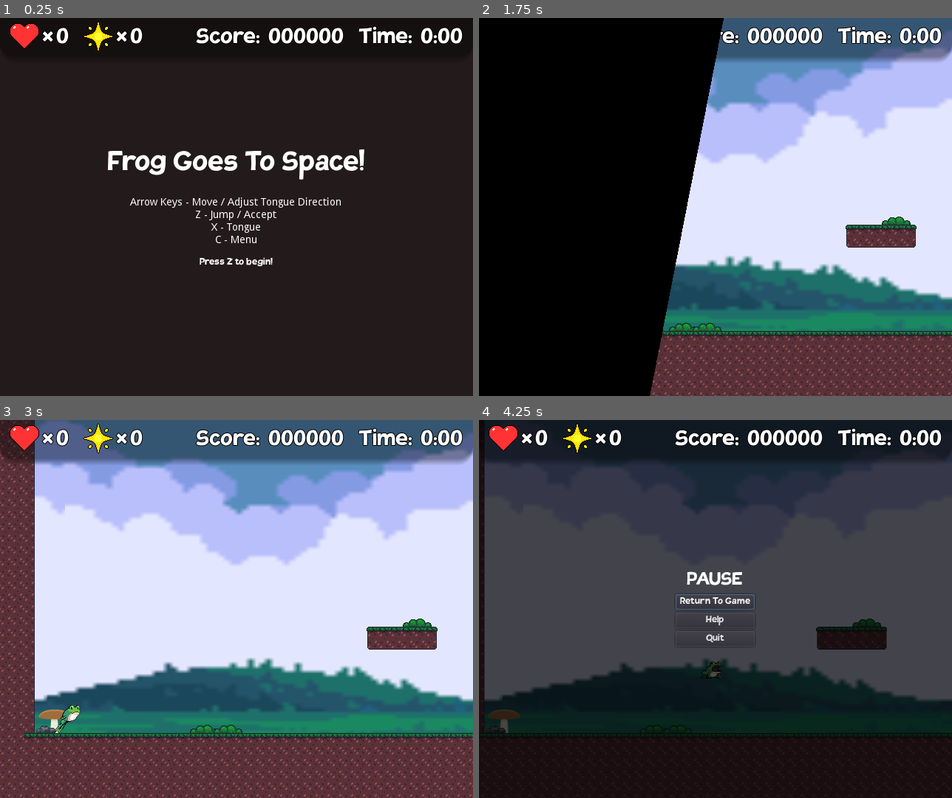
Above: before the commit, frames 1-4 (two rows, left to right).
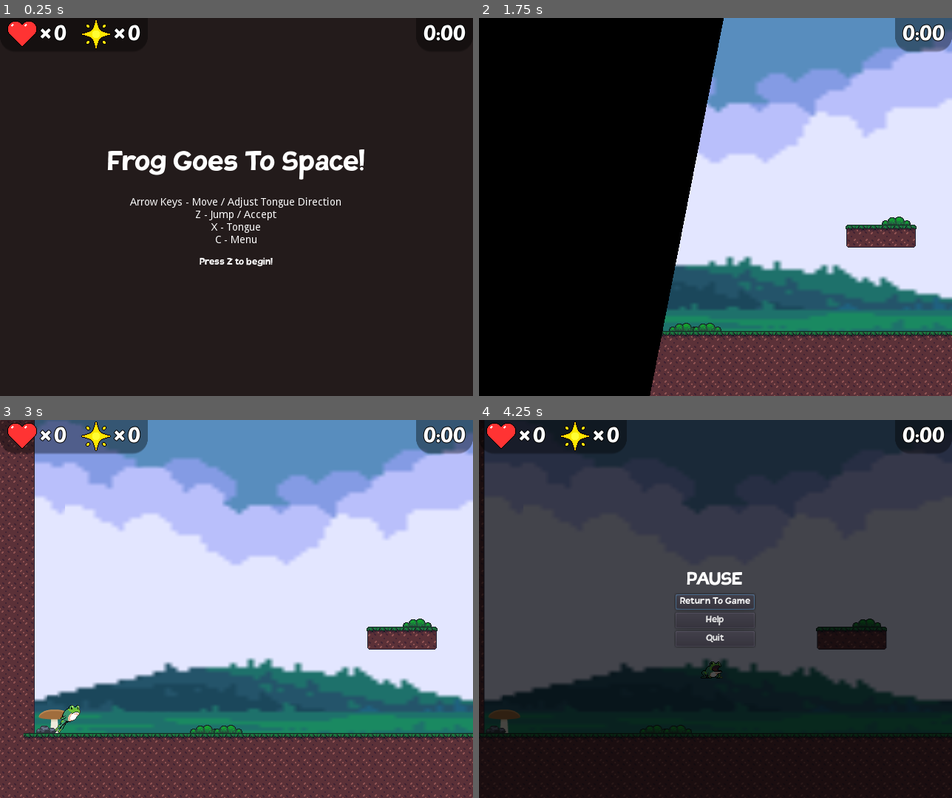
Above: after the commit, the same moments.

Repository: fheysel/frogGoesToSpace
Game: Godot game, scene res://Menus/MainMenu/MainMenu.tscn
Two runs of this game, one before a commit and one after it. Both use one fixed random seed, a clock stepped at 60 frames per second and the inputs below.
Inputs:
- Up to frame 1 (0.25 s): no input
- Up to frame 2 (1.75 s): tap Z (jump) at 0.5, 0.77, 1.52 s; hold Down (look_down) 0.53-1.28 s; hold Right (ui_right) from 0.53 s (still down); tap Up (look_up) at 0.8, 1.35 s; tap Down (look_down) at 1.55 s
- Up to frame 3 (3 s): release Right (ui_right) at 2.03 s; hold Left (ui_left) 2.03-2.78 s; hold Down (look_down) 2.03-2.78 s; tap Up (look_up) at 2.3, 2.85 s; hold Right (ui_right) from 2.78 s (still down)
- Up to frame 4 (4.25 s): keep holding Right (ui_right); tap Z (jump) at 3.02, 3.77 s; tap Down (look_down) at 3.05 s; hold X (tongue) from 3.53 s (still down); tap Up (look_up) at 3.8 s; tap Escape (menu) at 4.15 s

The runs differ from the first frame. In frame 1, 2.0% of the frame differs, in the area x 1-99%, y 0-9%; in frame 2, 5.0%; in frame 3, 8.9%, in the area x 0-100%, y 0-12%; in frame 4, 2.9%.

Commit message:
Update to new split, compact HUD

Diff:
--- a/godotproject/Global/HUDLayer.gd
+++ b/godotproject/Global/HUDLayer.gd
@@ -1,18 +1,8 @@
 extends CanvasLayer
 
-onready var move_state_machine : AnimationNodeStateMachinePlayback = $MovementAnimationTree['parameters/playback']
-
-func _ready():
-	move_state_machine.start("out")
-
 func _process(_delta):
-	move_state_machine.travel("in")
 #	if Input.is_action_just_pressed("jump"):
 #		$StyleAnimationPlayer.play("ingame")
 #	if Input.is_action_just_pressed("tongue"):
 #		$StyleAnimationPlayer.play("inmenu")
-#	if Input.is_action_just_pressed("look_down"):
-#		move_state_machine.travel("in")
-#	if Input.is_action_just_pressed("look_up"):
-#		move_state_machine.travel("out")
 	pass
--- a/godotproject/Global/HUDLayer.tscn
+++ b/godotproject/Global/HUDLayer.tscn
@@ -7,44 +7,7 @@
 [ext_resource path="res://Global/HUDLayer_inmenu.tres" type="StyleBox" id=5]
 [ext_resource path="res://Global/HUDLayer_ingame.tres" type="StyleBox" id=6]
 
-
-[sub_resource type="Animation" id=5]
-resource_name = "idle"
-
-[sub_resource type="Animation" id=6]
-resource_name = "move_in"
-length = 0.2
-tracks/0/type = "value"
-tracks/0/path = NodePath("PanelContainer:rect_position")
-tracks/0/interp = 1
-tracks/0/loop_wrap = true
-tracks/0/imported = false
-tracks/0/enabled = true
-tracks/0/keys = {
-"times": PoolRealArray( 0, 0.2 ),
-"transitions": PoolRealArray( 1, 1 ),
-"update": 0,
-"values": [ Vector2( 0, -62 ), Vector2( 0, 0 ) ]
-}
-
-[sub_resource type="Animation" id=7]
-resource_name = "move_out"
-length = 0.2
-tracks/0/type = "value"
-tracks/0/path = NodePath("PanelContainer:rect_position")
-tracks/0/interp = 1
-tracks/0/loop_wrap = true
-tracks/0/imported = false
-tracks/0/enabled = true
-tracks/0/keys = {
-"times": PoolRealArray( 0, 0.2 ),
-"transitions": PoolRealArray( 1, 1 ),
-"update": 0,
-"values": [ Vector2( 0, 0 ), Vector2( 0, -62 ) ]
-}
-
 [sub_resource type="Animation" id=1]
-resource_name = "ingame"
 length = 0.001
 tracks/0/type = "value"
 tracks/0/path = NodePath("PanelContainer:custom_styles/panel")
@@ -58,9 +21,20 @@
 "update": 1,
 "values": [ ExtResource( 6 ) ]
 }
+tracks/1/type = "value"
+tracks/1/path = NodePath("PanelContainer2:custom_styles/panel")
+tracks/1/interp = 1
+tracks/1/loop_wrap = true
+tracks/1/imported = false
+tracks/1/enabled = true
+tracks/1/keys = {
+"times": PoolRealArray( 0 ),
+"transitions": PoolRealArray( 1 ),
+"update": 1,
+"values": [ ExtResource( 6 ) ]
+}
 
 [sub_resource type="Animation" id=2]
-resource_name = "inmenu"
 length = 0.001
 tracks/0/type = "value"
 tracks/0/path = NodePath("PanelContainer:custom_styles/panel")
@@ -74,43 +48,18 @@
 "update": 1,
 "values": [ ExtResource( 5 ) ]
 }
-
-[sub_resource type="AnimationNodeAnimation" id=9]
-animation = "idle"
-
-[sub_resource type="AnimationNodeAnimation" id=10]
-animation = "move_in"
-
-[sub_resource type="AnimationNodeAnimation" id=11]
-animation = "move_out"
-
-[sub_resource type="AnimationNodeAnimation" id=8]
-animation = "idle"
-
-[sub_resource type="AnimationNodeStateMachineTransition" id=12]
-switch_mode = 2
-auto_advance = true
-
-[sub_resource type="AnimationNodeStateMachineTransition" id=13]
-
-[sub_resource type="AnimationNodeStateMachineTransition" id=14]
-switch_mode = 2
-auto_advance = true
-
-[sub_resource type="AnimationNodeStateMachineTransition" id=15]
-
-[sub_resource type="AnimationNodeStateMachine" id=3]
-states/in/node = SubResource( 9 )
-states/in/position = Vector2( 531, 124 )
-states/move_in/node = SubResource( 10 )
-states/move_in/position = Vector2( 377, 80 )
-states/move_out/node = SubResource( 11 )
-states/move_out/position = Vector2( 377, 167 )
-states/out/node = SubResource( 8 )
-states/out/position = Vector2( 218, 124 )
-transitions = [ "move_in", "in", SubResource( 12 ), "in", "move_out", SubResource( 13 ), "move_out", "out", SubResource( 14 ), "out", "move_in", SubResource( 15 ) ]
-
-[sub_resource type="AnimationNodeStateMachinePlayback" id=4]
+tracks/1/type = "value"
+tracks/1/path = NodePath("PanelContainer2:custom_styles/panel")
+tracks/1/interp = 1
+tracks/1/loop_wrap = true
+tracks/1/imported = false
+tracks/1/enabled = true
+tracks/1/keys = {
+"times": PoolRealArray( 0 ),
+"transitions": PoolRealArray( 1 ),
+"update": 1,
+"values": [ ExtResource( 5 ) ]
+}
 
 [node name="HUDLayer" type="CanvasLayer"]
 layer = 7
@@ -118,146 +67,102 @@
 
 [node name="PanelContainer" type="PanelContainer" parent="."]
 anchor_right = 1.0
-margin_top = -62.0
+margin_right = -440.0
+margin_bottom = 47.0
 custom_styles/panel = ExtResource( 6 )
 __meta__ = {
 "_edit_use_anchors_": false
 }
 
-[node name="MarginContainer" type="MarginContainer" parent="PanelContainer"]
-margin_right = 640.0
-margin_bottom = 52.0
-custom_constants/margin_top = 5
-custom_constants/margin_bottom = 5
-
-[node name="HBoxContainer" type="HBoxContainer" parent="PanelContainer/MarginContainer"]
-margin_top = 5.0
-margin_right = 640.0
-margin_bottom = 47.0
+[node name="HBoxContainer" type="HBoxContainer" parent="PanelContainer"]
+margin_left = 10.0
+margin_top = 2.0
+margin_right = 190.0
+margin_bottom = 42.0
 custom_constants/separation = 20
 alignment = 1
 __meta__ = {
 "_edit_use_anchors_": false
 }
 
-[node name="LifeContainer" type="HBoxContainer" parent="PanelContainer/MarginContainer/HBoxContainer"]
-margin_left = 12.0
-margin_right = 92.0
-margin_bottom = 42.0
+[node name="LifeContainer" type="HBoxContainer" parent="PanelContainer/HBoxContainer"]
+margin_right = 80.0
+margin_bottom = 40.0
 
-[node name="LifeIcon" type="TextureRect" parent="PanelContainer/MarginContainer/HBoxContainer/LifeContainer"]
+[node name="LifeIcon" type="TextureRect" parent="PanelContainer/HBoxContainer/LifeContainer"]
 margin_right = 40.0
-margin_bottom = 42.0
+margin_bottom = 40.0
 texture = ExtResource( 3 )
 __meta__ = {
 "_edit_use_anchors_": false
 }
 
-[node name="LifeTimes" type="Label" parent="PanelContainer/MarginContainer/HBoxContainer/LifeContainer"]
+[node name="LifeTimes" type="Label" parent="PanelContainer/HBoxContainer/LifeContainer"]
 margin_left = 44.0
-margin_top = 3.0
+margin_top = 2.0
 margin_right = 59.0
-margin_bottom = 39.0
+margin_bottom = 38.0
 custom_fonts/font = ExtResource( 1 )
 text = "×"
 
-[node name="LifeCountLabel" type="Label" parent="PanelContainer/MarginContainer/HBoxContainer/LifeContainer"]
+[node name="LifeCountLabel" type="Label" parent="PanelContainer/HBoxContainer/LifeContainer"]
 margin_left = 63.0
-margin_top = 3.0
+margin_top = 2.0
 margin_right = 80.0
-margin_bottom = 39.0
+margin_bottom = 38.0
 custom_fonts/font = ExtResource( 1 )
 text = "0"
 
-[node name="StarContainer" type="HBoxContainer" parent="PanelContainer/MarginContainer/HBoxContainer"]
-margin_left = 112.0
-margin_right = 192.0
-margin_bottom = 42.0
+[node name="StarContainer" type="HBoxContainer" parent="PanelContainer/HBoxContainer"]
+margin_left = 100.0
+margin_right = 180.0
+margin_bottom = 40.0
 __meta__ = {
 "_edit_use_anchors_": false
 }
 
-[node name="StarIcon" type="TextureRect" parent="PanelContainer/MarginContainer/HBoxContainer/StarContainer"]
+[node name="StarIcon" type="TextureRect" parent="PanelContainer/HBoxContainer/StarContainer"]
 margin_right = 40.0
-margin_bottom = 42.0
+margin_bottom = 40.0
 texture = ExtResource( 2 )
 __meta__ = {
 "_edit_use_anchors_": false
 }
 
-[node name="StarTimesLabel" type="Label" parent="PanelContainer/MarginContainer/HBoxContainer/StarContainer"]
+[node name="StarTimesLabel" type="Label" parent="PanelContainer/HBoxContainer/StarContainer"]
 margin_left = 44.0
-margin_top = 3.0
+margin_top = 2.0
 margin_right = 59.0
-margin_bottom = 39.0
+margin_bottom = 38.0
 custom_fonts/font = ExtResource( 1 )
 text = "×"
 
-[node name="StarCountLabel" type="Label" parent="PanelContainer/MarginContainer/HBoxContainer/StarContainer"]
+[node name="StarCountLabel" type="Label" parent="PanelContainer/HBoxContainer/StarContainer"]
 margin_left = 63.0
-margin_top = 3.0
+margin_top = 2.0
 margin_right = 80.0
-margin_bottom = 39.0
+margin_bottom = 38.0
 custom_fonts/font = ExtResource( 1 )
 text = "0"
 
-[node name="MarginContainer" type="MarginContainer" parent="PanelContainer/MarginContainer/HBoxContainer"]
-margin_left = 212.0
-margin_right = 244.0
-margin_bottom = 42.0
-custom_constants/margin_right = 32
+[node name="PanelContainer2" type="PanelContainer" parent="."]
+margin_left = 563.0
+margin_right = 640.0
+margin_bottom = 47.0
+custom_styles/panel = ExtResource( 6 )
+__meta__ = {
+"_edit_use_anchors_": false
+}
 
-[node name="ScoreContainer" type="HBoxContainer" parent="PanelContainer/MarginContainer/HBoxContainer"]
-margin_left = 264.0
-margin_right = 467.0
-margin_bottom = 42.0
-
-[node name="ScoreTextLabel" type="Label" parent="PanelContainer/MarginContainer/HBoxContainer/ScoreContainer"]
-margin_top = 3.0
-margin_right = 97.0
-margin_bottom = 39.0
-custom_fonts/font = ExtResource( 1 )
-text = "Score: "
-
-[node name="ScoreCountLabel" type="Label" parent="PanelContainer/MarginContainer/HBoxContainer/ScoreContainer"]
-margin_left = 101.0
-margin_top = 3.0
-margin_right = 203.0
-margin_bottom = 39.0
-custom_fonts/font = ExtResource( 1 )
-text = "000000"
-
-[node name="TimeContainer" type="HBoxContainer" parent="PanelContainer/MarginContainer/HBoxContainer"]
-margin_left = 487.0
-margin_right = 628.0
-margin_bottom = 42.0
-
-[node name="TimeTextLabel" type="Label" parent="PanelContainer/MarginContainer/HBoxContainer/TimeContainer"]
-margin_top = 3.0
-margin_right = 80.0
-margin_bottom = 39.0
-custom_fonts/font = ExtResource( 1 )
-text = "Time: "
-
-[node name="TimeCountLabel" type="Label" parent="PanelContainer/MarginContainer/HBoxContainer/TimeContainer"]
-margin_left = 84.0
-margin_top = 3.0
-margin_right = 141.0
-margin_bottom = 39.0
+[node name="TimeCountLabel" type="Label" parent="PanelContainer2"]
+margin_left = 10.0
+margin_top = 4.0
+margin_right = 67.0
+margin_bottom = 40.0
 custom_fonts/font = ExtResource( 1 )
 text = "0:00"
-
-[node name="MovementAnimationPlayer" type="AnimationPlayer" parent="."]
-anims/idle = SubResource( 5 )
-anims/move_in = SubResource( 6 )
-anims/move_out = SubResource( 7 )
+align = 1
 
 [node name="StyleAnimationPlayer" type="AnimationPlayer" parent="."]
 anims/ingame = SubResource( 1 )
 anims/inmenu = SubResource( 2 )
-
-[node name="MovementAnimationTree" type="AnimationTree" parent="."]
-tree_root = SubResource( 3 )
-anim_player = NodePath("../MovementAnimationPlayer")
-active = true
-parameters/playback = SubResource( 4 )
--- a/godotproject/Global/HUDLayer_ingame.tres
+++ b/godotproject/Global/HUDLayer_ingame.tres
@@ -1,8 +1,12 @@
 [gd_resource type="StyleBoxFlat" format=2]
 
 [resource]
+content_margin_left = 10.0
+content_margin_right = 10.0
+content_margin_top = 2.0
+content_margin_bottom = 5.0
 bg_color = Color( 0, 0, 0, 0.392157 )
-border_width_bottom = 10
+border_width_bottom = 3
 border_color = Color( 0, 0, 0, 0 )
 border_blend = true
 corner_radius_bottom_right = 20
--- a/godotproject/Global/HUDLayer_inmenu.tres
+++ b/godotproject/Global/HUDLayer_inmenu.tres
@@ -1,8 +1,12 @@
 [gd_resource type="StyleBoxFlat" format=2]
 
 [resource]
+content_margin_left = 10.0
+content_margin_right = 10.0
+content_margin_top = 2.0
+content_margin_bottom = 5.0
 bg_color = Color( 0, 0, 0, 0 )
-border_width_bottom = 10
+border_width_bottom = 3
 border_color = Color( 0, 0, 0, 0 )
 border_blend = true
 corner_radius_bottom_right = 20
Not shown: 1 places in godotproject/Global/HUDLayer.tscn that only renumber resources
